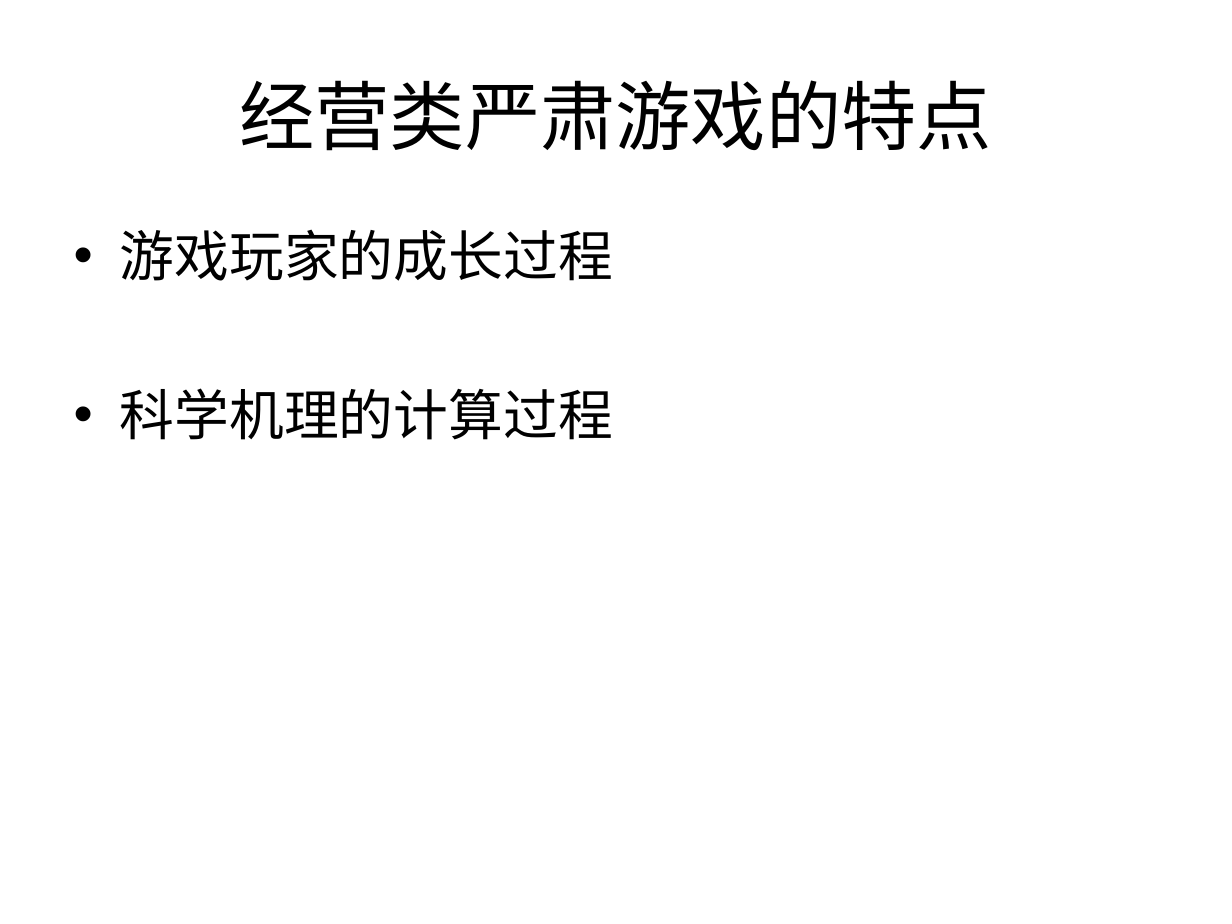
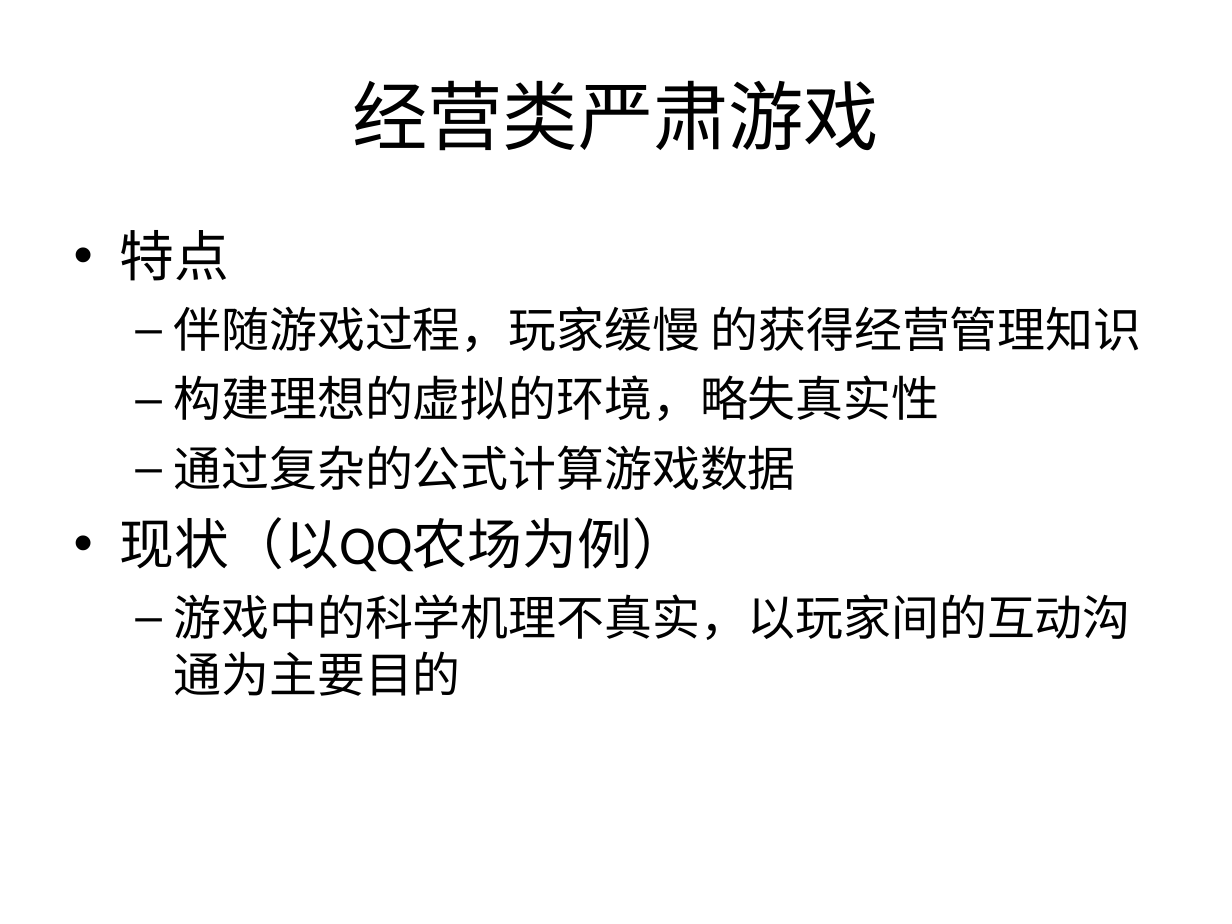
Before and after one commit to Nookleptia/qianmen3d, a slide deck: slide 10 of 毕设文件/毕设提纲.ppt. Drawn at 1232x924 pixels with LibreOffice and Linux fonts; fonts in the diff are those of the drawing. Boxes give left, top, right and bottom in pixels: in the first picture for what was removed or moved away, otherwise in the second. Text is boxed around its words. In the diff, an @@ line names an element or a change of style, - is before the commit and + after.

```diff
--- a/毕设文件/毕设提纲.ppt
+++ b/毕设文件/毕设提纲.ppt
@@ title at (x1=352, y1=80, x2=879, y2=151): text changed @@
-经营类严肃游戏的特点
+经营类严肃游戏
@@ text at (x1=120, y1=230, x2=1142, y2=696): text changed; size 32 to 28 pt @@
-• 游戏玩家的成长过程
-• 科学机理的计算过程
+• 特点
+  – 伴随游戏过程，玩家缓慢 的获得经营管理知识
+  – 构建理想的虚拟的环境，略失真实性
+  – 通过复杂的公式计算游戏数据
+• 现状（以QQ农场为例）
+  – 游戏中的科学机理不真实，以玩家间的互动沟通为主要目的
```
Also in this commit, not shown: 24 other slides changed, 6 slides added, 4 slides removed, 2 other files.
